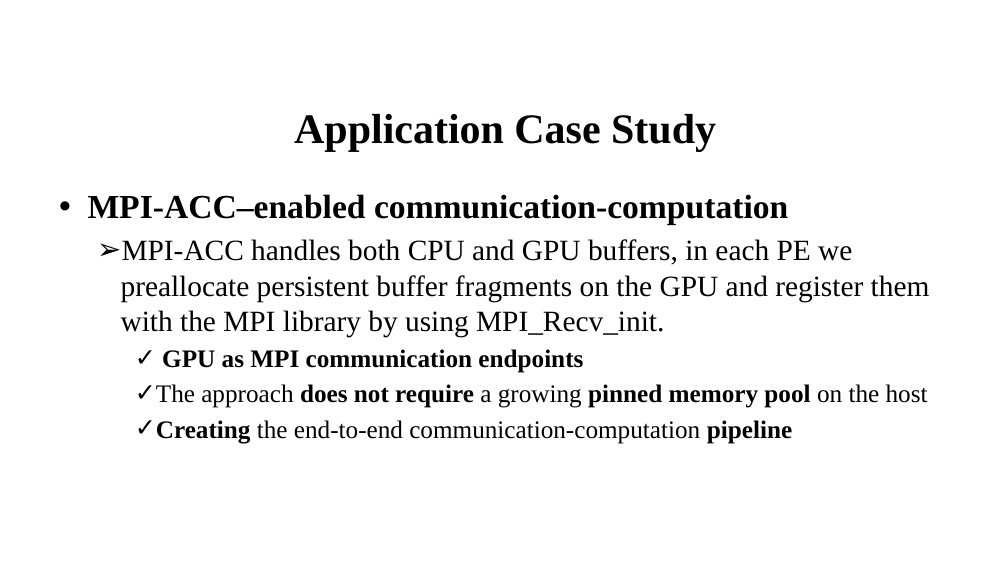
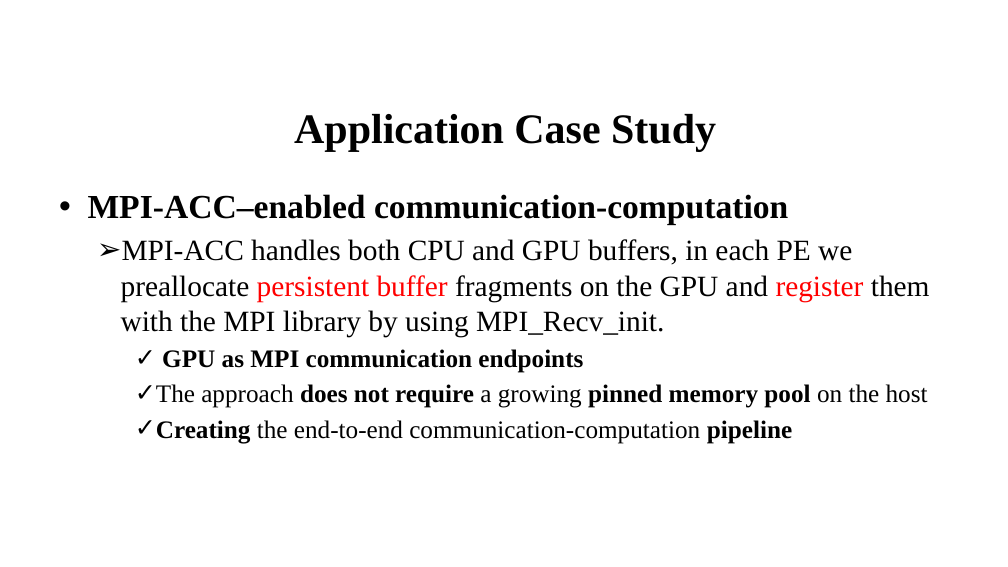
Before and after one commit to 19973466719/Technical-Documents, a slide deck: slide 21 of Technical-Documents/Parallel-Computing/parallel-computing-course/MPI-ACC Accelerator-Aware MPI for Scientific Applications.pptx. Drawn at 1008x567 pixels with LibreOffice and Linux fonts; fonts in the diff are those of the drawing; background and template pictures are left out. Boxes give left, top, right and bottom in pixels: in the first picture for what was removed or moved away, otherwise in the second. Text is boxed around its words. In the diff, an @@ line names an element or a change of style, - is before the commit and + after.

```diff
--- a/Technical-Documents/Parallel-Computing/parallel-computing-course/MPI-ACC Accelerator-Aware MPI for Scientific Applications.pptx
+++ b/Technical-Documents/Parallel-Computing/parallel-computing-course/MPI-ACC Accelerator-Aware MPI for Scientific Applications.pptx
@@ text at [121, 239, 930, 337]: text colour #000000 to #FF0000 in "persistent buffer register" @@
```
Also in this commit, not shown: 4 other slides changed.
